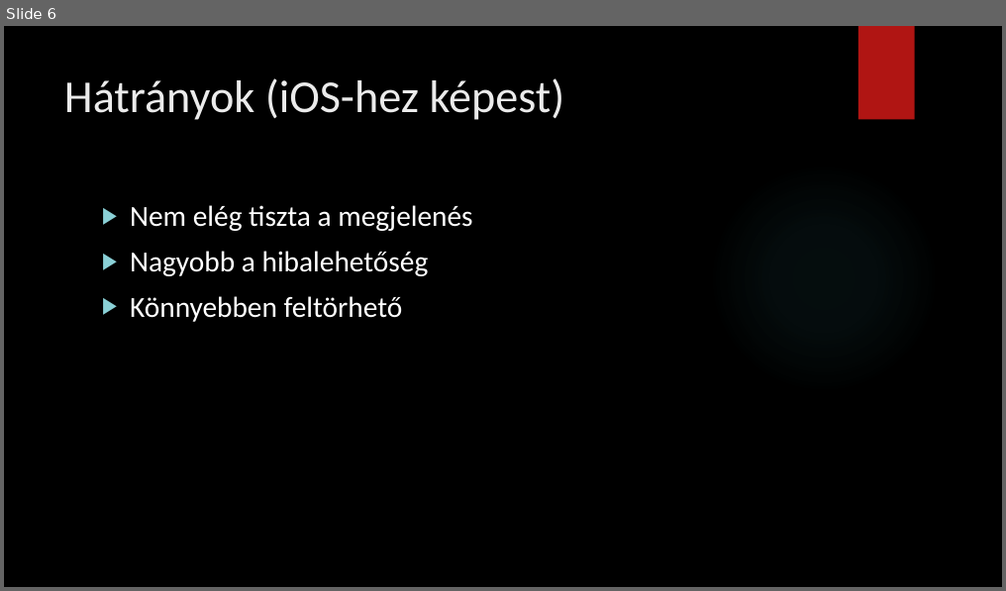
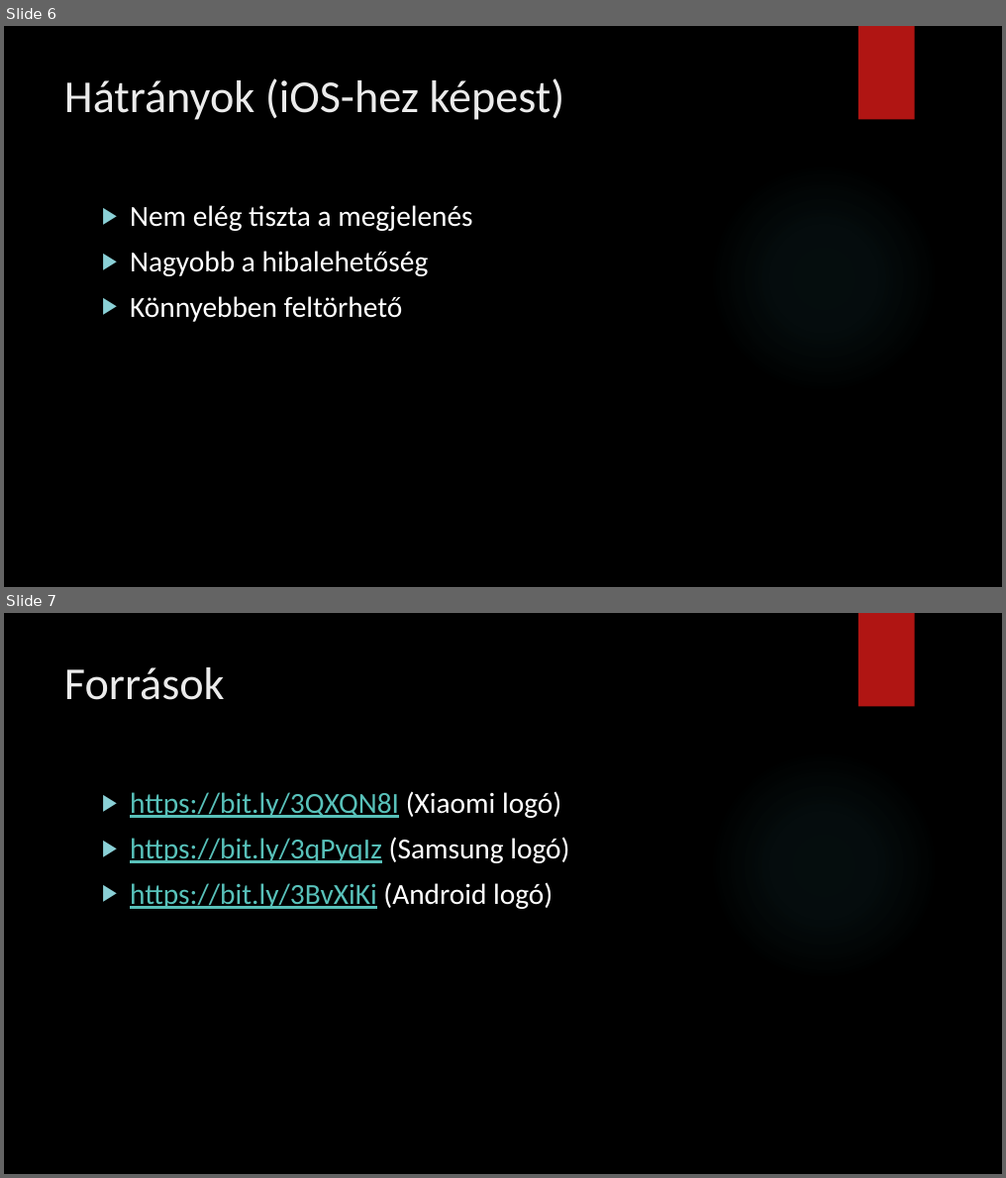
Before and after one commit to Csongoranevem/Csongor-rep-, a slide deck: Az Android.pptx. Shown one above the other, each under a label of ours: slide 6 before the commit, slides 6 and 7 after it. The pictures are 1006x591 and 1006x1178 pixels, drawn with LibreOffice and Linux fonts; fonts in the diff are those of the drawing; background and template pictures are left out. Boxes give left, top, right and bottom in pixels: in the first picture for what was removed or moved away, otherwise in the second. Text is boxed around its words. In the diff, an @@ line names an element or a change of style, - is before the commit and + after.

```diff
--- a/Az Android.pptx
+++ b/Az Android.pptx
@@ slide 7 added at <box>4,613,1002,1174</box>, background picture (left out); not listed: 2 template elements that a slide beside it also shows @@
@@ title added at <box>64,667,225,700</box>, 44 pt, text #EBEBEB @@
+Források
@@ text added at <box>130,791,569,909</box>, 28 pt, text #58C1BA, underline @@
+▶ https://bit.ly/3QXQN8I (Xiaomi logó)
+▶ https://bit.ly/3qPyqIz (Samsung logó)
+▶ https://bit.ly/3BvXiKi (Android logó)
```
Also in this commit, not shown: 2 slides changed, 2 other files.
